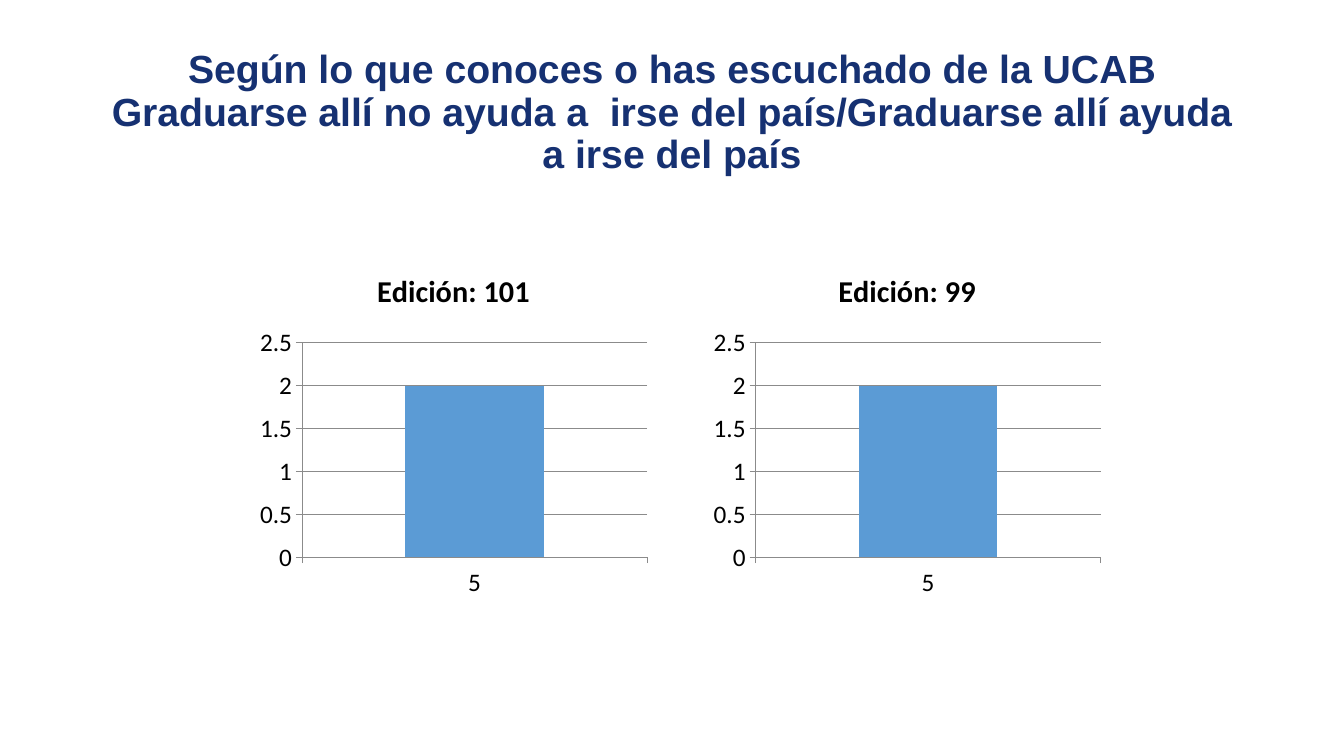
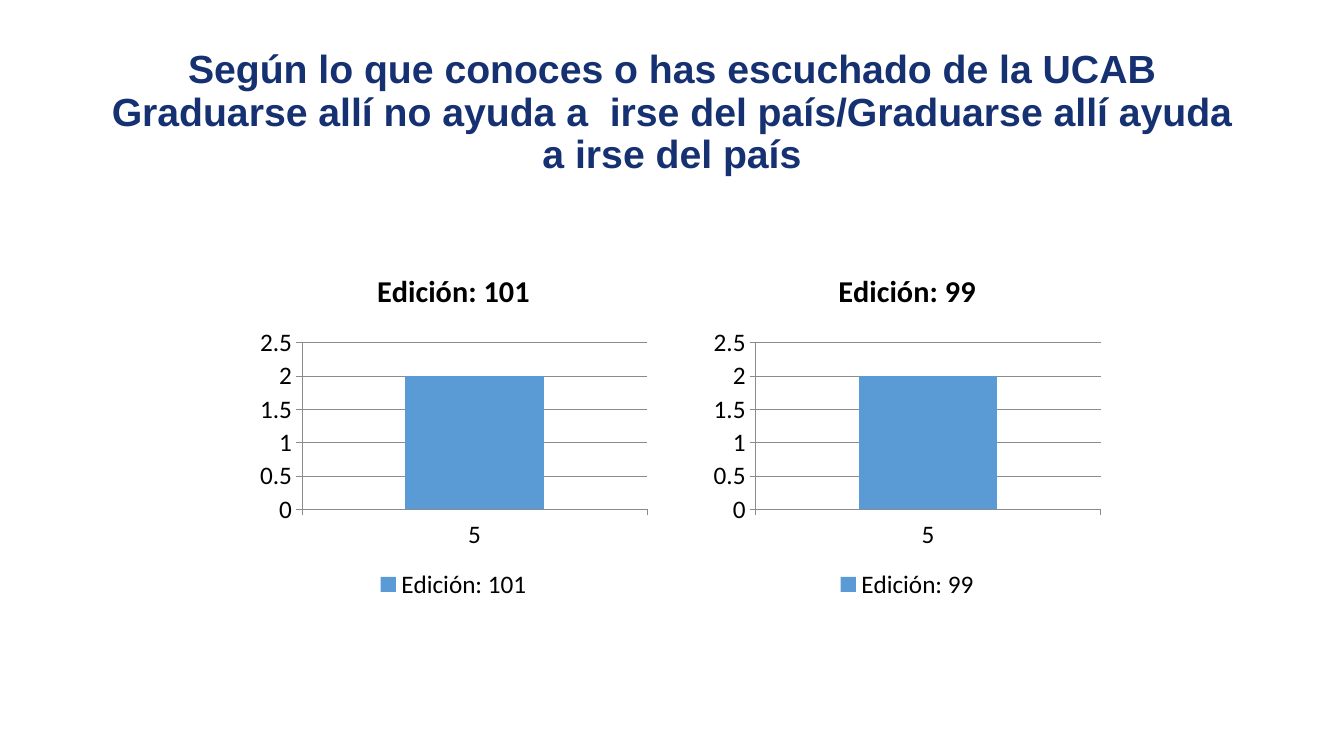
Before and after one commit to david-monroy/sistema-aid, a slide deck: slide 4 of sistemaaid/backend/ia/presentaciones/pruebapresentaciones.pptx. Drawn at 1344x756 pixels with LibreOffice and Linux fonts; fonts in the diff are those of the drawing. Boxes give left, top, right and bottom in pixels: in the first picture for what was removed or moved away, otherwise in the second. Text is boxed around its words. In the diff, an @@ line names an element or a change of style, - is before the commit and + after.

```diff
--- a/sistemaaid/backend/ia/presentaciones/pruebapresentaciones.pptx
+++ b/sistemaaid/backend/ia/presentaciones/pruebapresentaciones.pptx
@@ column chart at bbox=[252, 252, 655, 605] @@
@@ legend changed @@
@@ column chart at bbox=[706, 252, 1109, 605] @@
@@ legend changed @@
```
Also in this commit, not shown: 4 other slides changed, 1 slide added, 1 other file.
